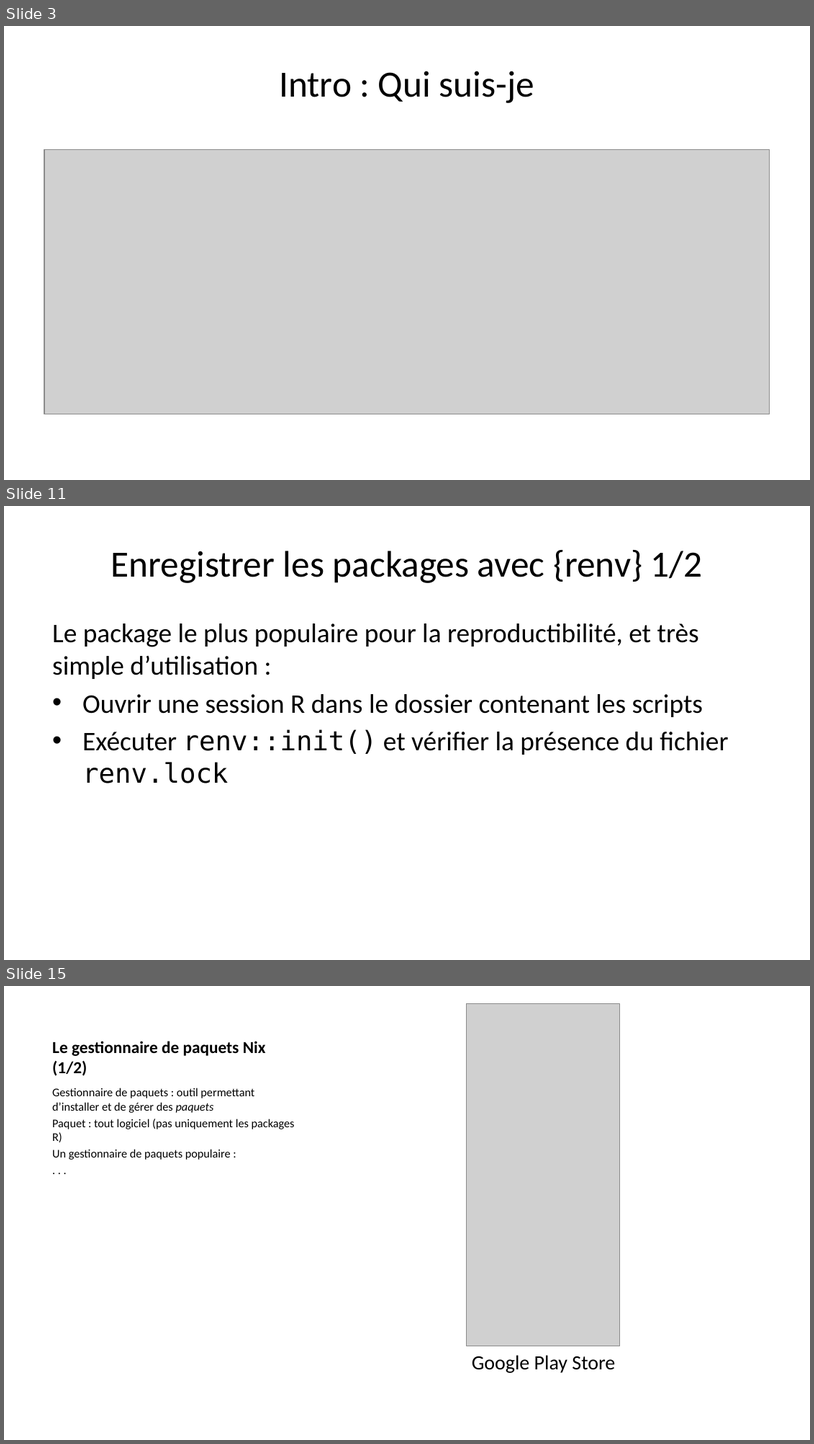
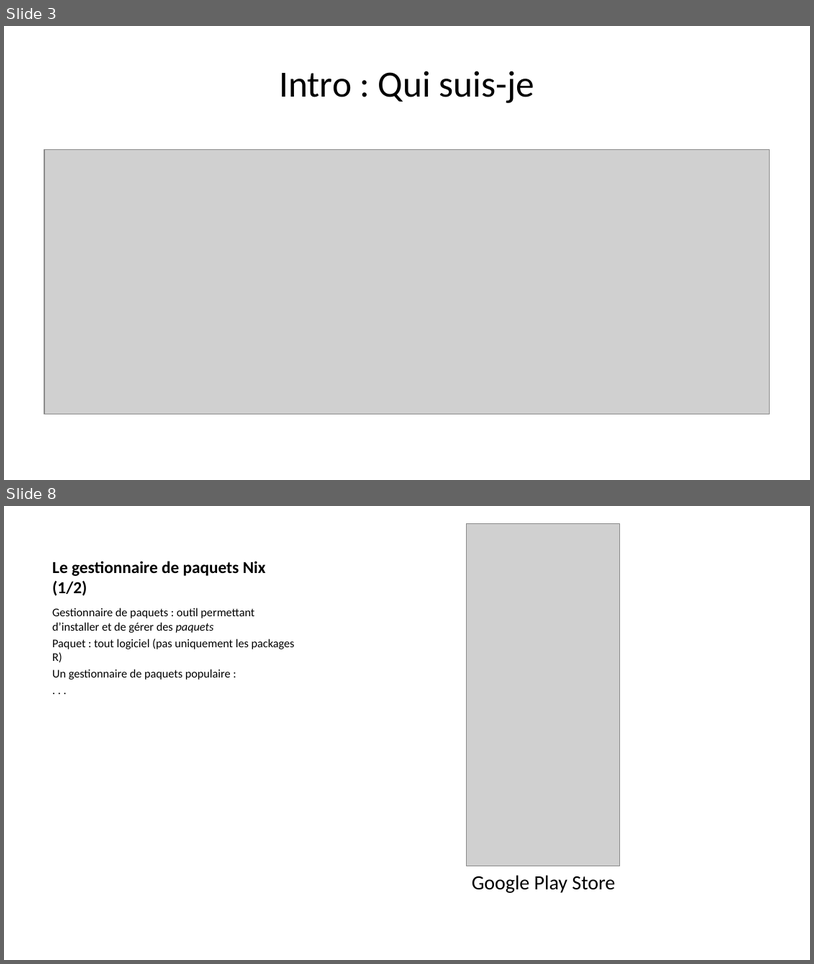
Before and after one commit to b-rodrigues/repro_rrr, a slide deck: docs/index.pptx. Shown one above the other, each under a label of ours: slides 3, 11 and 15 before the commit, slides 3 and 8 after it; the slides between them are not shown. The pictures are 814x1444 and 814x964 pixels, drawn with LibreOffice and Linux fonts; fonts in the diff are those of the drawing; grey boxes stand for pictures. Boxes give left, top, right and bottom in pixels: in the first picture for what was removed or moved away, otherwise in the second. Text is boxed around its words. In the diff, an @@ line names an element or a change of style, - is before the commit and + after.

```diff
--- a/docs/index.pptx
+++ b/docs/index.pptx
@@ slide 11 removed at <box>4,506,810,960</box>, background #FFFFFF @@
@@ title removed at <box>111,550,703,583</box> @@
-Enregistrer les packages avec {renv} 1/2
@@ text removed at <box>52,623,728,783</box> @@
-Le package le plus populaire pour la reproductibilité, et très simple d’utilisation :
-• Ouvrir une session R dans le dossier contenant les scripts
-• Exécuter renv::init() et vérifier la présence du fichier renv.lock
@@ what was slide 15 is now slide 8 @@
```
Also in this commit, not shown: 8 slides changed, 1 slide added, 10 other slides removed, 12 other files.
